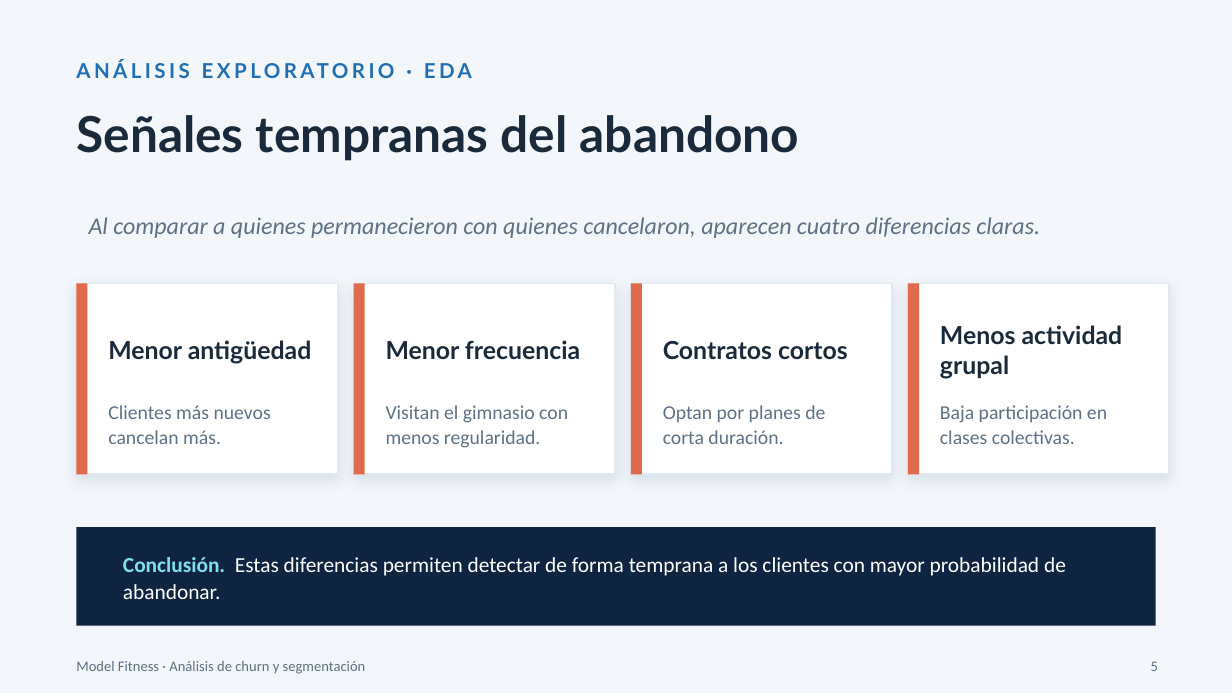
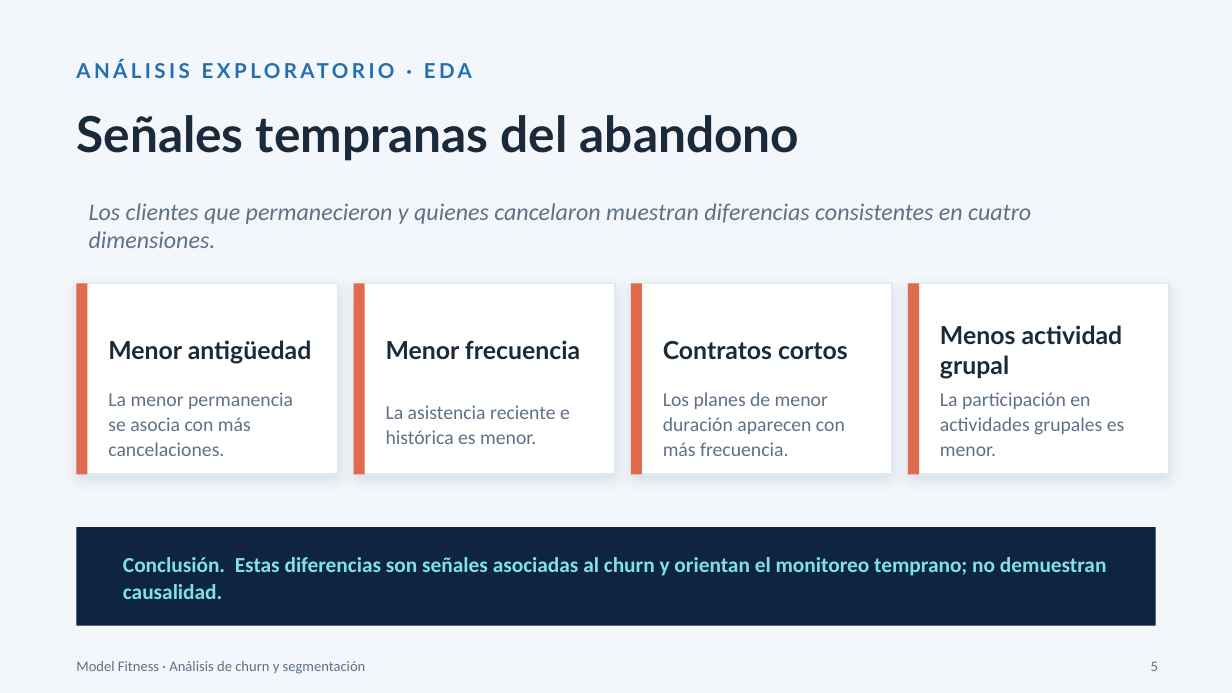
Before and after one commit to Fernando-a19/model_fitness_churn_analysis, a slide deck: slide 5 of docs/Analisís de cancelación.pptx. Drawn at 1232x693 pixels with LibreOffice and Linux fonts; fonts in the diff are those of the drawing. Boxes give left, top, right and bottom in pixels: in the first picture for what was removed or moved away, otherwise in the second. Text is boxed around its words. In the diff, an @@ line names an element or a change of style, - is before the commit and + after.

```diff
--- a/docs/Analisís de cancelación.pptx
+++ b/docs/Analisís de cancelación.pptx
@@ text at [89,203,1031,248]: text changed @@
-Al comparar a quienes permanecieron con quienes cancelaron, aparecen cuatro diferencias claras.
+Los clientes que permanecieron y quienes cancelaron muestran diferencias consistentes en cuatro dimensiones.
@@ text at [108,392,293,456]: text changed @@
-Clientes más nuevos cancelan más.
+La menor permanencia se asocia con más cancelaciones.
@@ text at [386,405,570,444]: text changed @@
-Visitan el gimnasio con menos regularidad.
+La asistencia reciente e histórica es menor.
@@ text at [663,392,845,456]: text changed @@
-Optan por planes de corta duración.
+Los planes de menor duración aparecen con más frecuencia.
@@ text at [940,392,1124,456]: text changed @@
-Baja participación en clases colectivas.
+La participación en actividades grupales es menor.
@@ text at [123,557,1107,599]: text changed; text colour #FFFFFF to #7FE0EC; bold on @@
-Conclusión. Estas diferencias permiten detectar de forma temprana a los clientes con mayor probabilidad de abandonar.
+Conclusión. Estas diferencias son señales asociadas al churn y orientan el monitoreo temprano; no demuestran causalidad.
```
Also in this commit, not shown: 13 other slides changed, 3 other files.
